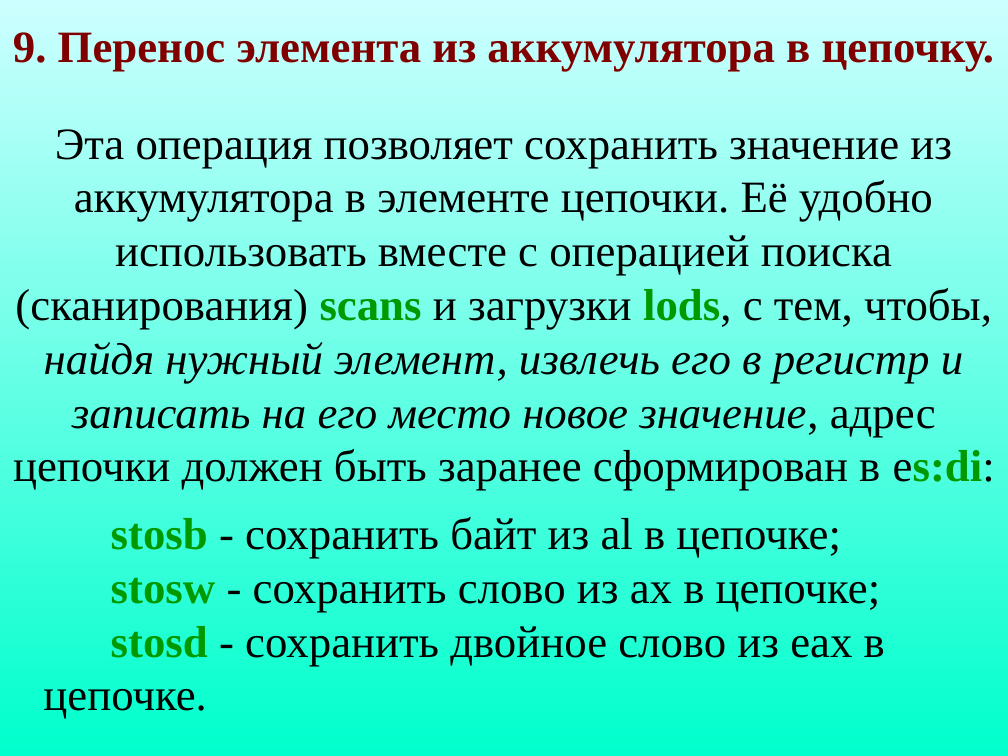
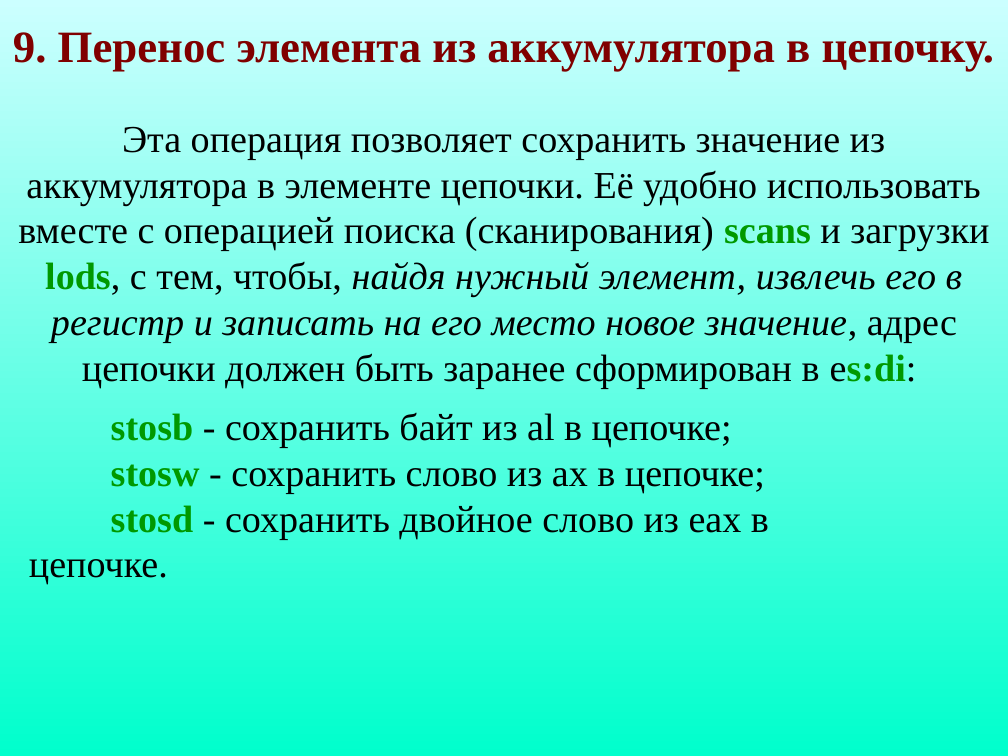
Before and after one commit to KavalevichArtyom/lessons.by, a slide deck: slide 16 of document/presentations/7/Команды_обработки_цепочек.ppt. Drawn at 1008x756 pixels with LibreOffice and Linux fonts; fonts in the diff are those of the drawing. Boxes give left, top, right and bottom in pixels: in the first picture for what was removed or moved away, otherwise in the second. Text is boxed around its words. In the diff, an @@ line names an element or a change of style, - is before the commit and + after.

```diff
--- a/document/presentations/7/Команды_обработки_цепочек.ppt
+++ b/document/presentations/7/Команды_обработки_цепочек.ppt
@@ text "Эта операция позволяет сохранить значение ..." at box(18, 126, 989, 585): size 32 to 27.2 pt @@
```
Also in this commit, not shown: 7 other slides changed, 7 other files.
